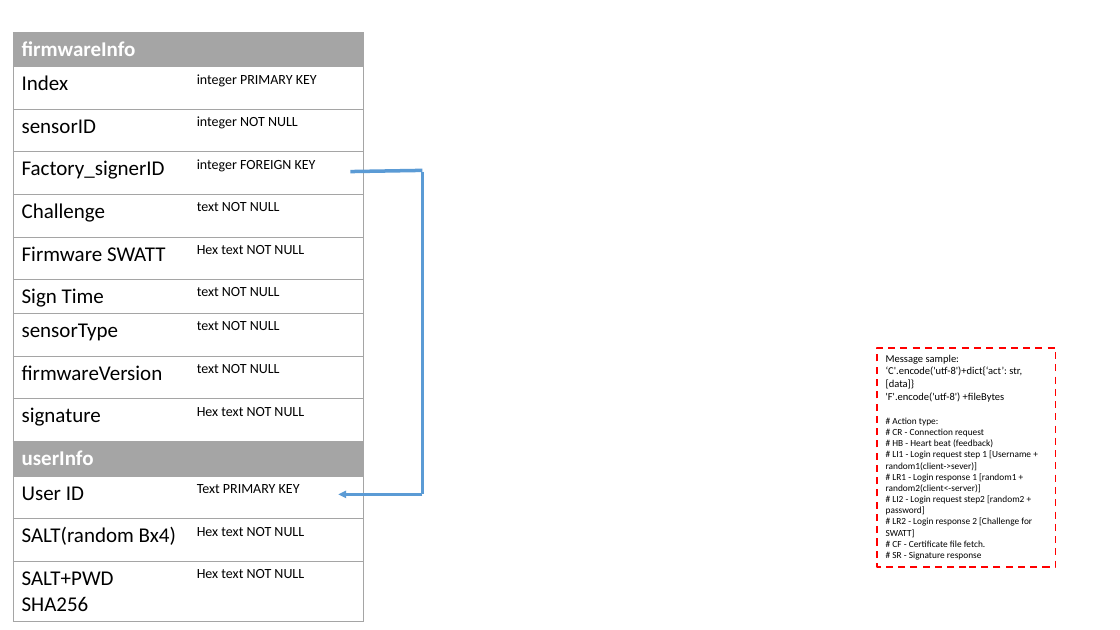
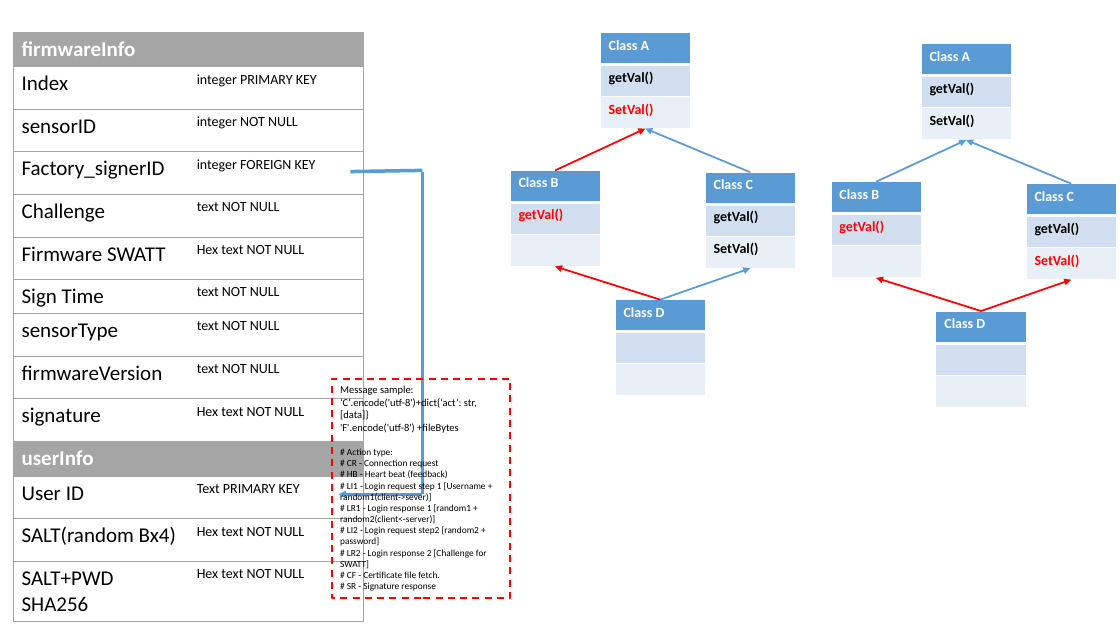
Before and after one commit to LiuYuancheng/Xandar_Sensor_IOT, a slide deck: slide 2 of doc/firmwaresignWF.pptx. Drawn at 1120x630 pixels with LibreOffice and Linux fonts; fonts in the diff are those of the drawing. Boxes give left, top, right and bottom in pixels: in the first picture for what was removed or moved away, otherwise in the second. Text is boxed around its words. In the diff, an @@ line names an element or a change of style, - is before the commit and + after.

```diff
--- a/doc/firmwaresignWF.pptx
+++ b/doc/firmwaresignWF.pptx
@@ table added at <box>601,33,691,129</box>, 3 rows, 1 columns @@
+Class A
+getVal()
+SetVal()
@@ table added at <box>922,44,1012,139</box>, 3 rows, 1 columns @@
+Class A
+getVal()
+SetVal()
@@ arrow added from (555, 171) to (645, 129), #FF0000 1.5 pt @@
@@ arrow added from (750, 172) to (645, 129), #5B9BD5 1.5 pt @@
@@ arrow added from (876, 181) to (966, 140), #5B9BD5 1.5 pt @@
@@ arrow added from (1071, 184) to (966, 140), #5B9BD5 1.5 pt @@
@@ table added at <box>510,171,600,266</box>, 3 rows, 1 columns @@
+Class B
+getVal()
+
@@ table added at <box>706,172,796,268</box>, 3 rows, 1 columns @@
+Class C
+getVal()
+SetVal()
@@ table added at <box>831,181,921,277</box>, 3 rows, 1 columns @@
+Class B
+getVal()
+
@@ table added at <box>1027,184,1117,280</box>, 3 rows, 1 columns @@
+Class C
+getVal()
+SetVal()
@@ arrow added from (660, 300) to (555, 266), #FF0000 1.5 pt @@
@@ arrow added from (660, 300) to (750, 268), #5B9BD5 1.5 pt @@
@@ arrow added from (981, 311) to (876, 278), #FF0000 1.5 pt @@
@@ arrow added from (981, 311) to (1071, 280), #FF0000 1.5 pt @@
@@ table added at <box>615,300,705,396</box>, 3 rows, 1 columns @@
+Class D
+
+
@@ table added at <box>936,311,1026,407</box>, 3 rows, 1 columns @@
+Class D
+
+
@@ rectangle "Message sample:": place and size @@
-rectangle "Message sample:" at <box>878,348,1056,567</box>
+rectangle "Message sample:" at <box>332,379,510,598</box>
```
Also in this commit, not shown: 1 other slide changed, 8 other files.
